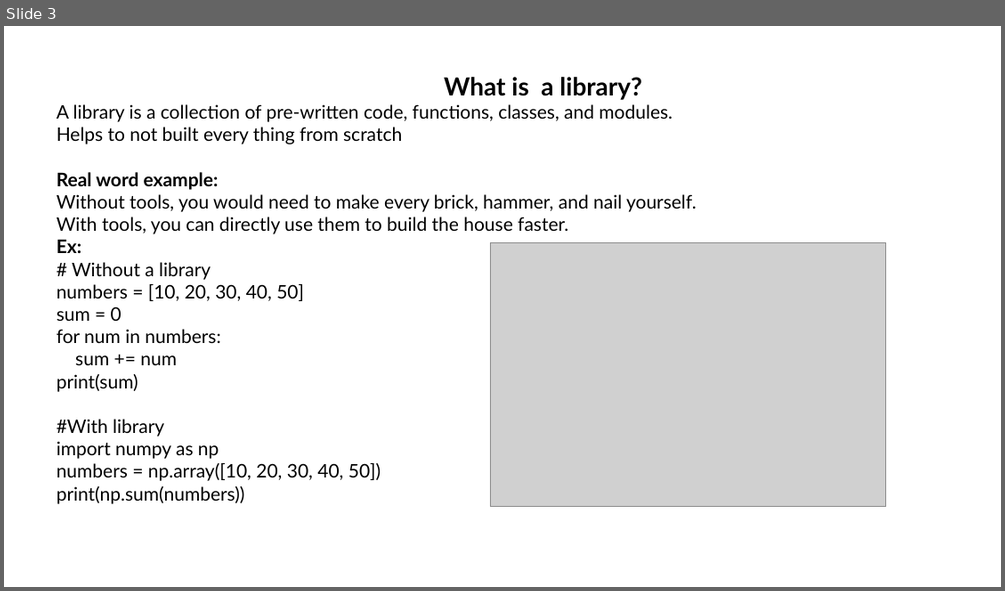
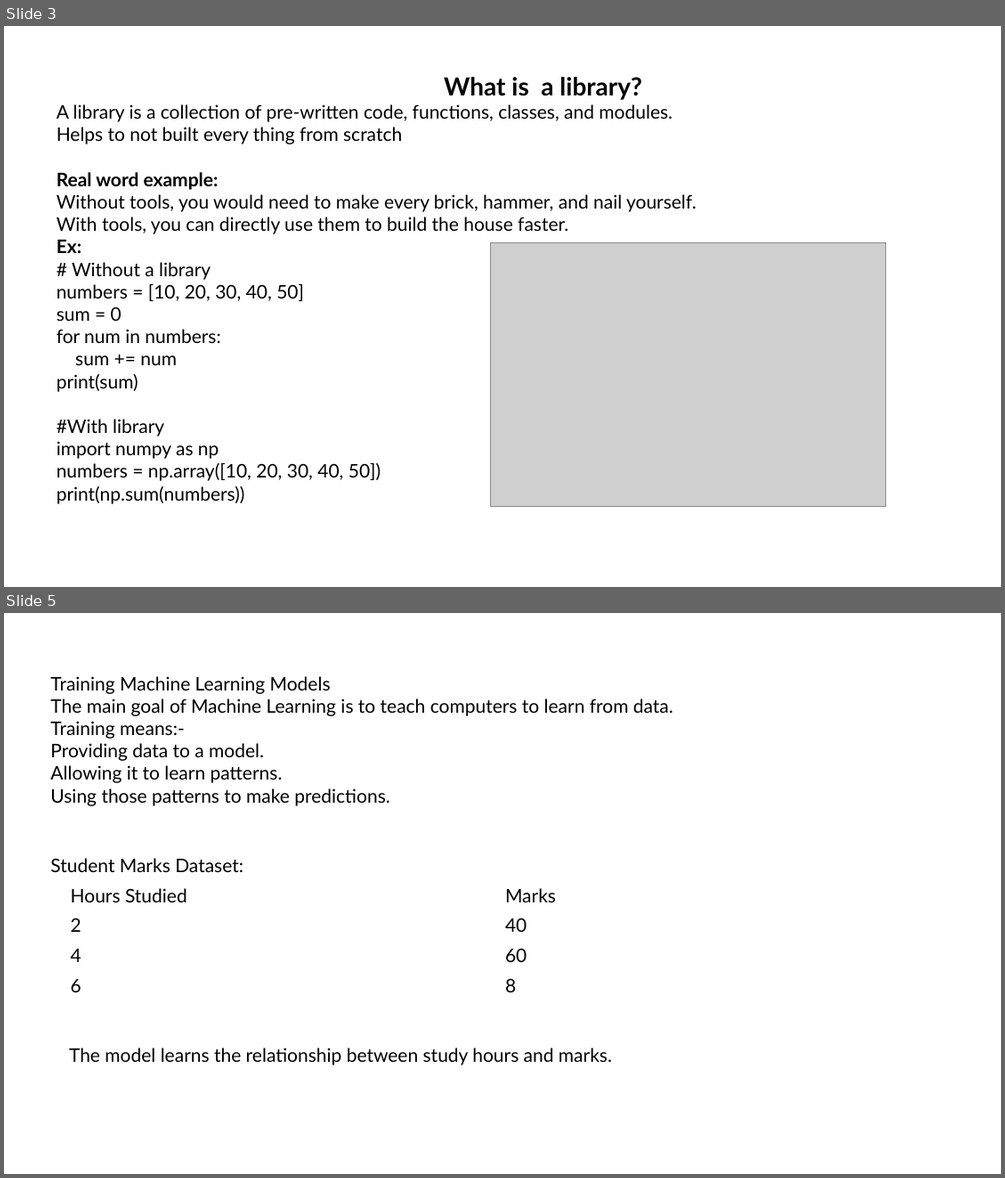
Before and after one commit to srilekhachundu/office_files, a slide deck: Python_Library.pptx. Shown one above the other, each under a label of ours: slide 3 before the commit, slides 3 and 5 after it; the slides between them are not shown. The pictures are 1005x591 and 1005x1178 pixels, drawn with LibreOffice and Linux fonts; fonts in the diff are those of the drawing; grey boxes stand for pictures. Boxes give left, top, right and bottom in pixels: in the first picture for what was removed or moved away, otherwise in the second. Text is boxed around its words. In the diff, an @@ line names an element or a change of style, - is before the commit and + after.

```diff
--- a/Python_Library.pptx
+++ b/Python_Library.pptx
@@ slide 5 added at [4, 613, 1001, 1174], background #FFFFFF @@
@@ text added at [50, 676, 673, 806], 18 pt, text #000000 @@
+Training Machine Learning Models
+The main goal of Machine Learning is to teach computers to learn from data.
+Training means:-
+Providing data to a model.
+Allowing it to learn patterns.
+Using those patterns to make predictions.
@@ text added at [50, 858, 243, 872], 18 pt, text #000000 @@
+Student Marks Dataset:
@@ table added at [63, 881, 932, 1000], 4 rows, 2 columns @@
+Hours Studied | Marks
+2 | 40
+4 | 60
+6 | 8
@@ text added at [69, 1047, 612, 1065], 18 pt, text #000000 @@
+The model learns the relationship between study hours and marks.
```
Also in this commit, not shown: 3 other slides added, 1 slide removed.
